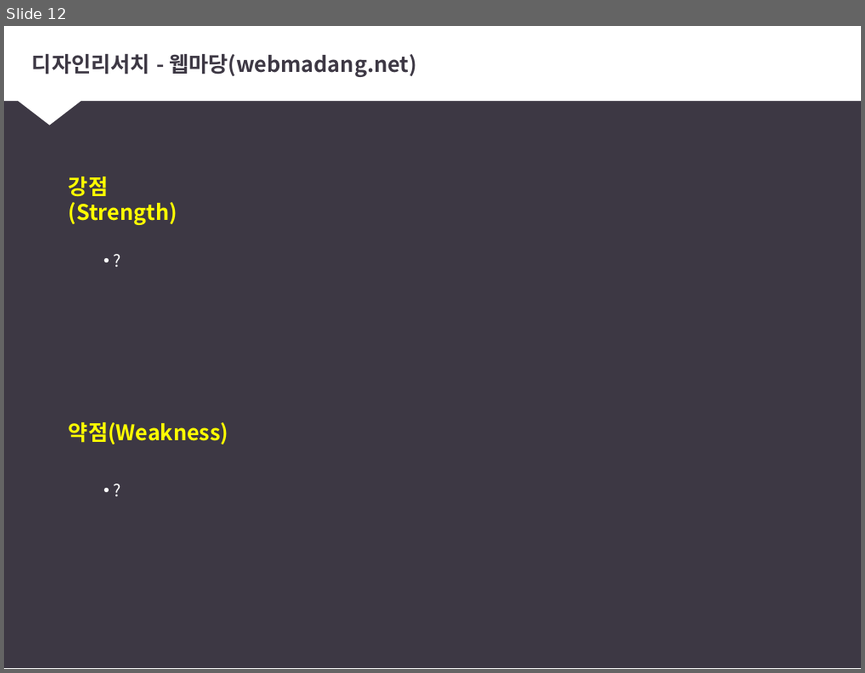
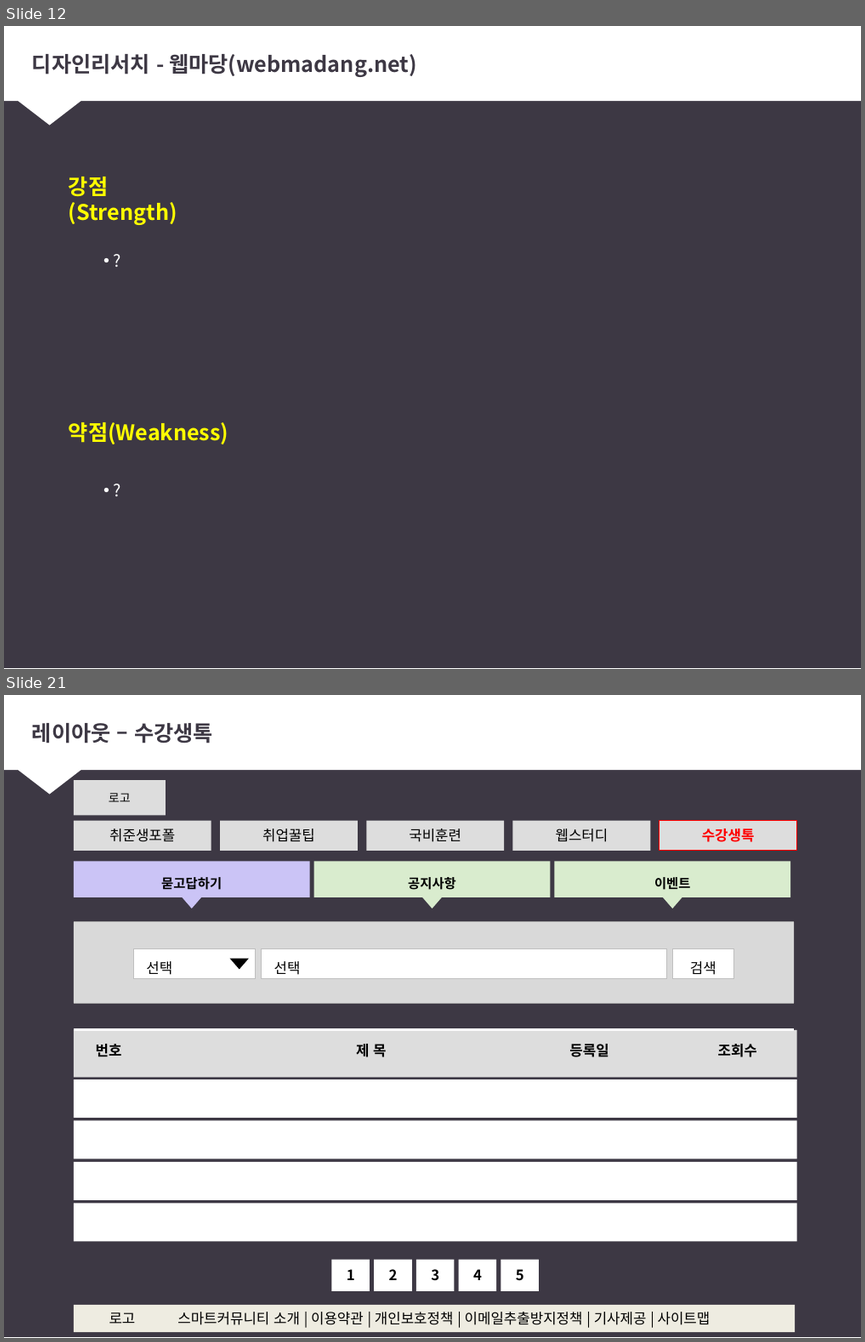
Before and after one commit to Jinseoyoung/uiux-1, a slide deck: study/프로토타입/스마트커뮤니티 - 기초데이터수집.pptx. Shown one above the other, each under a label of ours: slide 12 before the commit, slides 12 and 21 after it; the slides between them are not shown. The pictures are 865x673 and 865x1342 pixels, drawn with LibreOffice and Linux fonts; fonts in the diff are those of the drawing. Boxes give left, top, right and bottom in pixels: in the first picture for what was removed or moved away, otherwise in the second. Text is boxed around its words. In the diff, an @@ line names an element or a change of style, - is before the commit and + after.

```diff
--- a/study/프로토타입/스마트커뮤니티 - 기초데이터수집.pptx
+++ b/study/프로토타입/스마트커뮤니티 - 기초데이터수집.pptx
@@ slide 21 added at [4,695,861,1338], background #FFFFFF; not listed: 3 template elements that a slide beside it also shows @@
@@ title added at [32,723,213,743], 18 pt, text #3D3844, bold @@
+레이아웃 – 수강생톡
@@ rectangle added at [74,780,166,815], fill #DDDDDD, 10 pt, text #000000 @@
+로고
@@ rectangle added at [74,821,211,851], fill #DDDDDD, 12 pt, text #000000 @@
+취준생포폴
@@ rectangle added at [220,821,358,851], fill #DDDDDD, 12 pt, text #000000 @@
+취업꿀팁
@@ rectangle added at [366,821,505,851], fill #DDDDDD, 12 pt, text #000000 @@
+국비훈련
@@ rectangle added at [513,821,651,851], fill #DDDDDD, 12 pt, text #000000 @@
+웹스터디
@@ rectangle added at [659,821,797,851], fill #DDDDDD, outline #FF0000 0.75 pt, 12 pt, text #FF0000, bold @@
+수강생톡
@@ rectangle added at [74,862,310,897], fill #CBC4F6, 11 pt, text #000000, bold @@
+묻고답하기
@@ rectangle added at [314,862,551,897], fill #D9ECCE, 11 pt, text #000000, bold @@
+공지사항
@@ rectangle added at [554,862,790,897], fill #D9ECCE, 11 pt, text #000000, bold @@
+이벤트
@@ triangle added at [162,875,221,908], fill #CBC4F6 @@
@@ triangle added at [403,875,460,908], fill #D9ECCE @@
@@ triangle added at [643,875,702,908], fill #D9ECCE @@
@@ group added at [74,922,794,1003]: 4 rectangles, 2 lines, 1 triangle @@
+선택
+선택
+검색
@@ rectangle added at [74,1030,796,1077], fill #DDDDDD @@
@@ line added from (74, 1030) to (794, 1030), #FFFFFF 2.25 pt @@
@@ text added at [96,1043,122,1057], 12 pt, text #000000, bold @@
+번호
@@ text added at [356,1043,386,1057], 12 pt, text #000000, bold @@
+제 목
@@ text added at [569,1043,608,1057], 12 pt, text #000000, bold @@
+등록일
@@ text added at [718,1043,757,1057], 12 pt, text #000000, bold @@
+조회수
@@ rectangle added at [74,1079,796,1117], fill #FFFFFF @@
@@ rectangle added at [74,1121,796,1159], fill #FFFFFF @@
@@ rectangle added at [74,1162,796,1201], fill #FFFFFF @@
@@ rectangle added at [74,1203,796,1242], fill #FFFFFF @@
@@ group added at [331,1259,539,1291]: 5 rectangles @@
+1
+2
+3
+4
+5
@@ rectangle added at [74,1304,794,1332], fill #EEECE1 @@
@@ text added at [109,1312,136,1323], 12 pt, text #000000 @@
+로고
@@ text added at [177,1311,710,1325], 12 pt, text #000000 @@
+스마트커뮤니티 소개 | 이용약관 | 개인보호정책 | 이메일추출방지정책 | 기사제공 | 사이트맵
```
Also in this commit, not shown: 3 slides changed, 6 other slides added, 3 other files.
